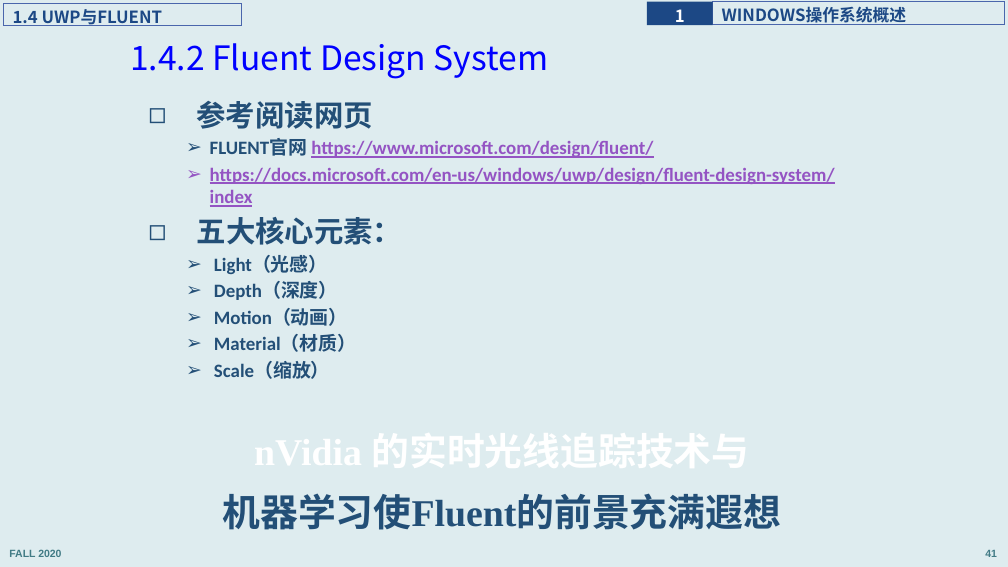
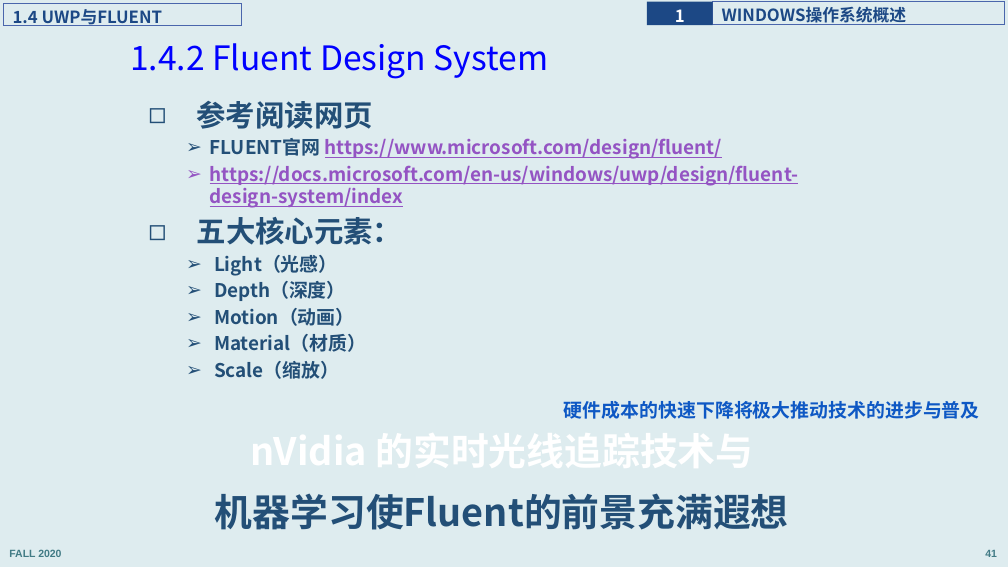
Before and after one commit to principleWindows/win-principle-2020, a slide deck: slide 41 of slides/instruction/principleWindows_1.pptx. Drawn at 1008x567 pixels with LibreOffice and Linux fonts; fonts in the diff are those of the drawing. Boxes give left, top, right and bottom in pixels: in the first picture for what was removed or moved away, otherwise in the second. Text is boxed around its words. In the diff, an @@ line names an element or a change of style, - is before the commit and + after.

```diff
--- a/slides/instruction/principleWindows_1.pptx
+++ b/slides/instruction/principleWindows_1.pptx
@@ text "参考阅读网页" at (197, 101, 799, 379): font Calibri to Noto Sans CJK SC @@
@@ text "nVidia 的实时光线追踪技术与" at (215, 493, 789, 530): font Times New Roman to Noto Sans CJK SC @@
@@ text added at (564, 401, 980, 419), 18 pt, text #0E58C4, bold @@
+硬件成本的快速下降将极大推动技术的进步与普及
```
Also in this commit, not shown: 5 other slides changed, 5 other files.
